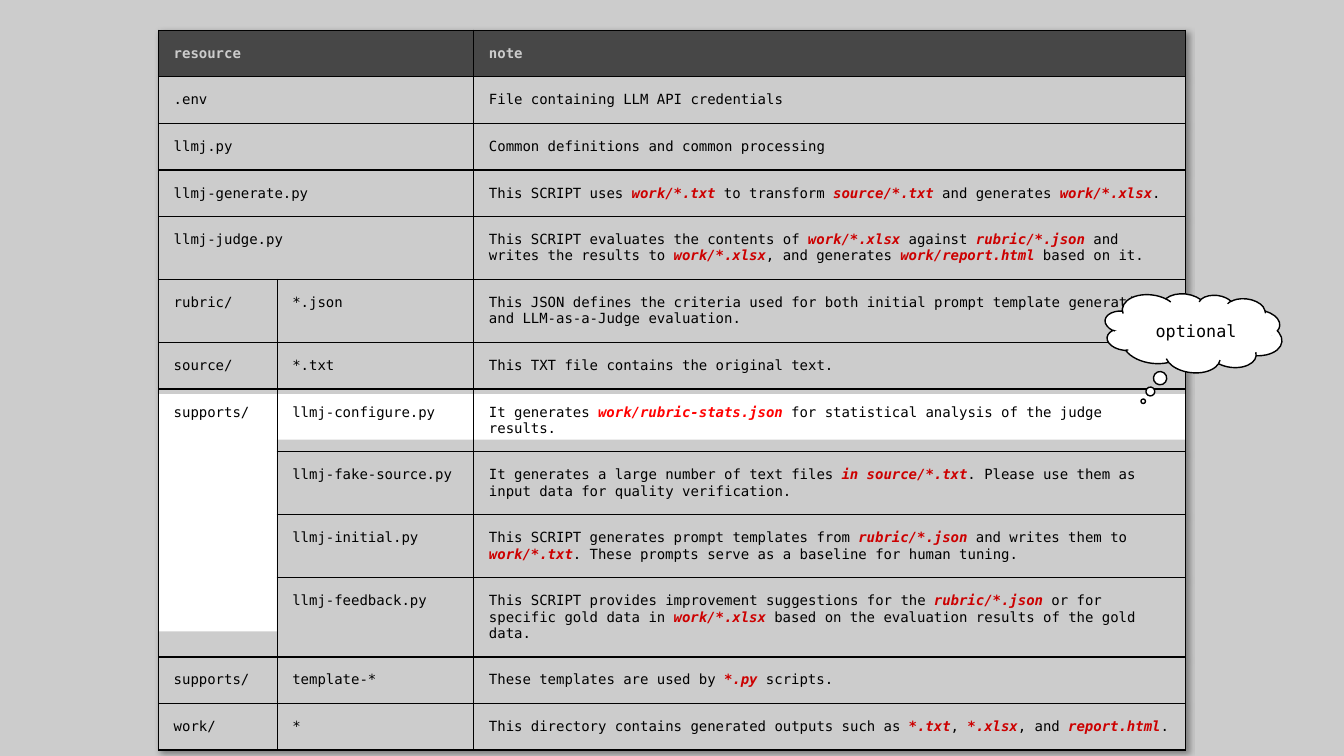
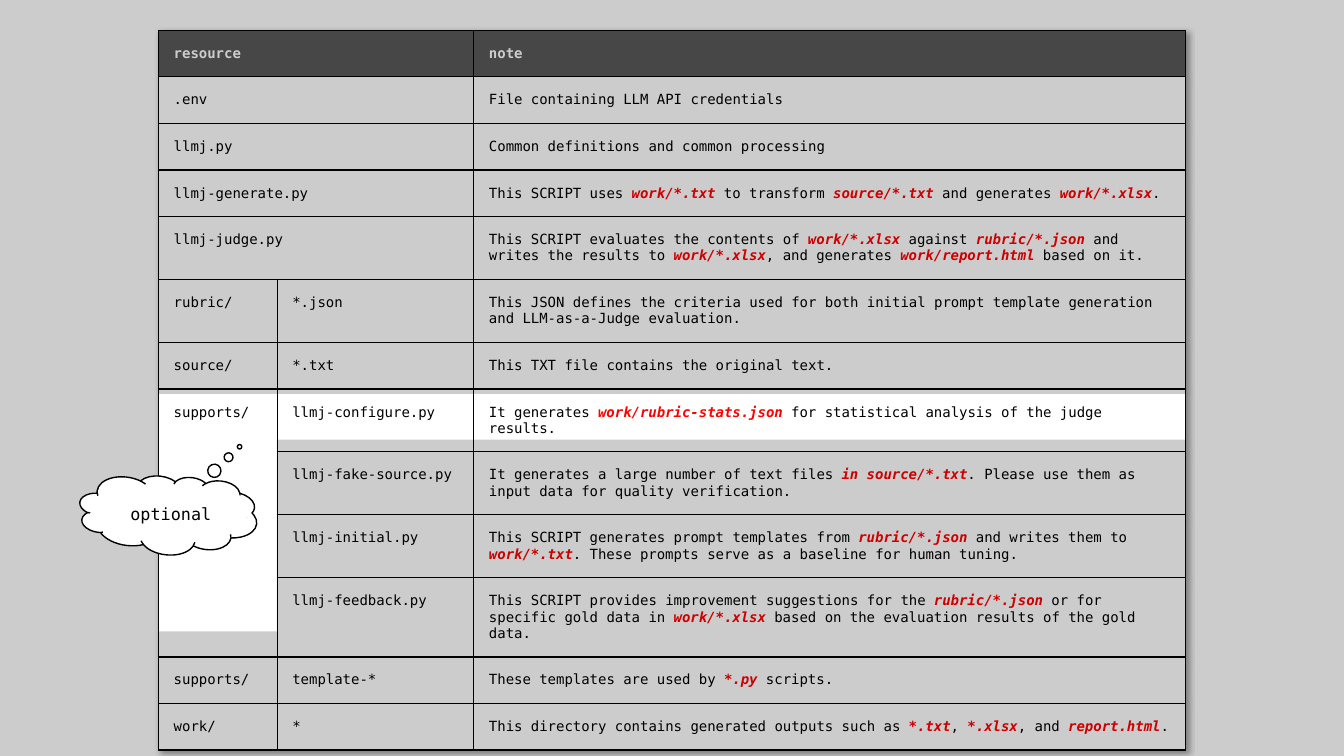
Before and after one commit to nakayama-kazuki/202x, a slide deck: slide 11 of tools/llm-as-a-judge/readme.pptx. Drawn at 1344x756 pixels with LibreOffice and Linux fonts; fonts in the diff are those of the drawing. Boxes give left, top, right and bottom in pixels: in the first picture for what was removed or moved away, otherwise in the second. Text is boxed around its words. In the diff, an @@ line names an element or a change of style, - is before the commit and + after.

```diff
--- a/tools/llm-as-a-judge/readme.pptx
+++ b/tools/llm-as-a-judge/readme.pptx
@@ thought cloud: place and size @@
-thought cloud at [1101,282,1287,382]
+thought cloud at [76,465,262,565]
@@ thought cloud at [76,465,262,565]: proportions changed @@
@@ 3 rectangles, 1 text: place and size @@
-3 rectangles, 1 text at [1115,324,1278,355]
+3 rectangles, 1 text at [90,507,253,537]
```
Also in this commit, not shown: 1 other slide changed, 1 slide added, 1 slide removed.
